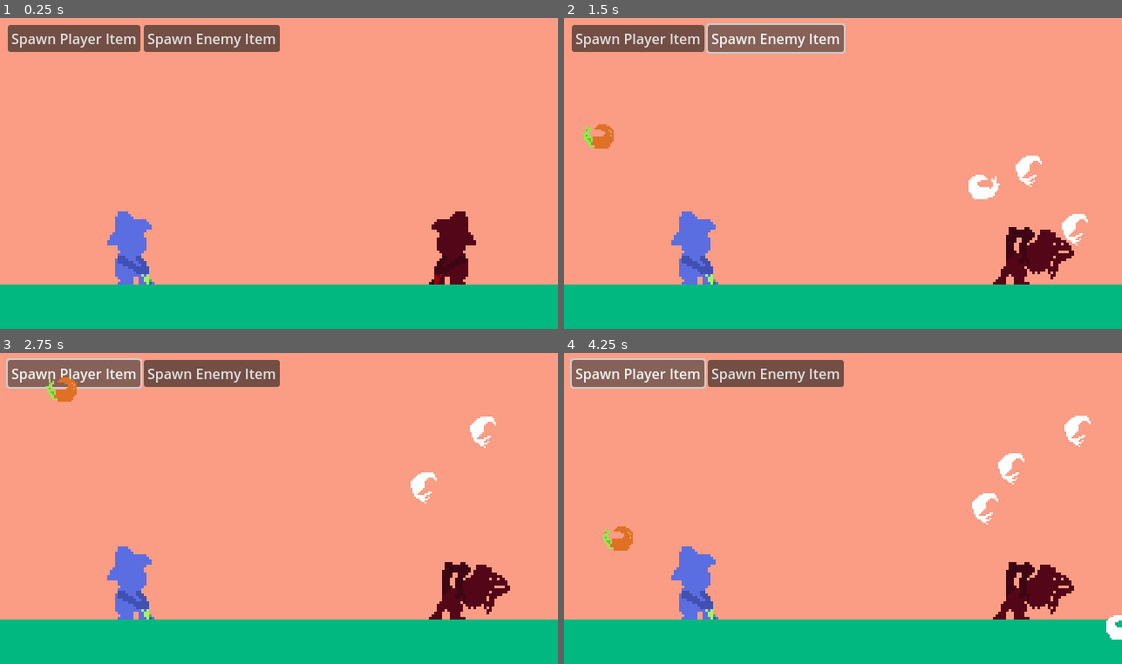
Above: before the commit, frames 1-4 (two rows, left to right).
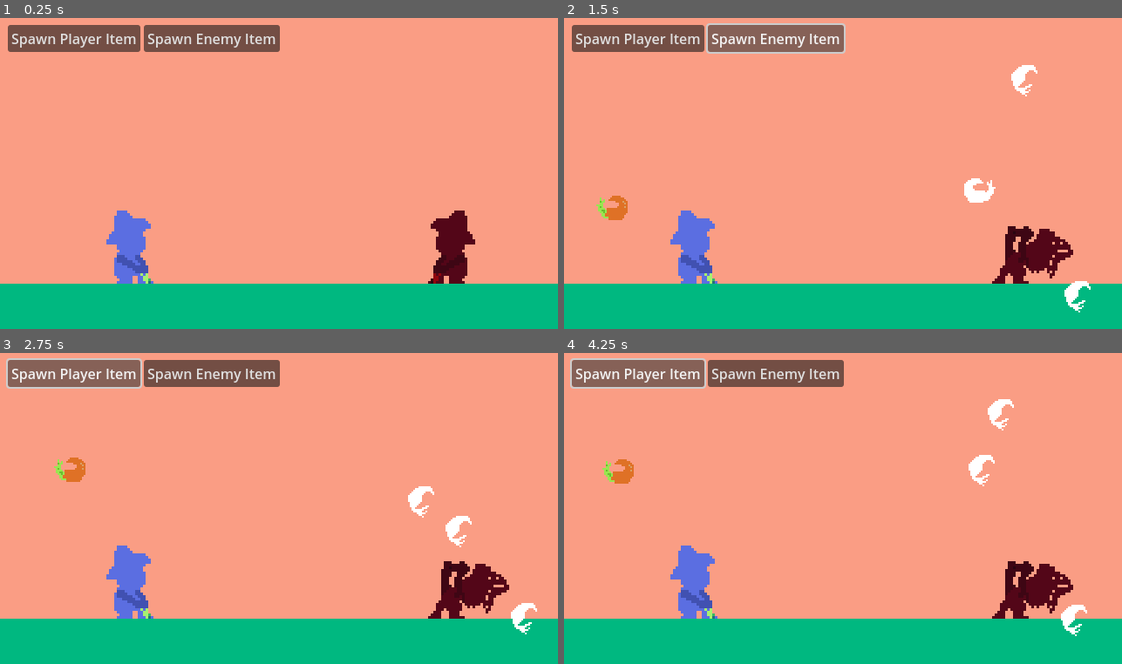
Above: after the commit, the same moments.

Repository: a3leong/farm-fiesta
Game: Godot game, scene res://main.tscn
Same seed, same stepped clock (60 frames per second), same inputs: the game is played once before the commit and once after it.
Inputs:
- Up to frame 1 (0.25 s): no input
- Up to frame 2 (1.5 s): click "Spawn Player Item" at 0.5 s; click "Spawn Enemy Item" at 1.25 s
- Up to frame 3 (2.75 s): click "Spawn Player Item" at 2 s
- Up to frame 4 (4.25 s): click "Spawn Enemy Item" at 2.75 s; click "Spawn Player Item" at 3.5 s

The runs differ from the first frame. In frame 1, 0.6% of the frame differs, in the area x 0-100%, y 61-86%; in frame 2, 2.3%; in frame 3, 2.2%; in frame 4, 2.7%, in the area x 0-100%, y 14-93%.

Commit message:
feat: throw animations and audio, refactor throw logic

Diff:
--- /dev/null
+++ b/audio_manager.gd
@@ -0,0 +1,5 @@
+extends Node
+
+func pluckUp(pitchScale):
+	$PluckUp.set_pitch_scale(pitchScale)
+	$PluckUp.play()
--- /dev/null
+++ b/audio_manager.tscn
@@ -0,0 +1,10 @@
+[gd_scene load_steps=3 format=3 uid="uid://c6lmx45nhktp"]
+
+[ext_resource type="Script" path="res://audio_manager.gd" id="1_1w7ob"]
+[ext_resource type="AudioStream" uid="uid://dvl23e74eat5j" path="res://assets/audio/pluck_up.ogg" id="2_uh5dy"]
+
+[node name="AudioManager" type="Node"]
+script = ExtResource("1_1w7ob")
+
+[node name="PluckUp" type="AudioStreamPlayer" parent="."]
+stream = ExtResource("2_uh5dy")
--- a/carrotman.gd
+++ b/carrotman.gd
@@ -5,10 +5,6 @@
 @export var speed = 100
 @export var health = 1
 @export var damage = 1
-@export var spawn_throw_force = Vector2(100, 400)
-@export var spawn_throw_variance_y = 300
-@export var spawn_throw_variance_x = 50
-
 
 enum {PLAYER,ENEMY}
 
@@ -18,23 +14,14 @@
 var isMoving = false
 var isHittible = true
 
-func init(unitOwnerValue, spawnPosition):
+func init(unitOwnerValue, spawnPosition, thrownForce: Vector2):
 	unitOwner = unitOwnerValue
 	position = spawnPosition
 	if unitOwner == ENEMY:
 		speed = -speed # go backwards
 		$AnimatedSprite2D.flip_h = true
 		set_modulate(Color(255, 200, 225))
-
-func _ready():
-	var xForce = spawn_throw_force.x + randi() % spawn_throw_variance_x
-	if unitOwner == ENEMY:
-		xForce = -xForce
-	var yForce = spawn_throw_force.y + randi() % spawn_throw_variance_y
-	print("xForce " + str(xForce) + " yForce " + str(yForce))
-	set_linear_velocity(Vector2(-xForce, -yForce))
-	$CollisionShape2D.disabled = true # Until hits ground don't hit other units
-
+	set_linear_velocity(Vector2(-thrownForce.x if unitOwnerValue == PLAYER else thrownForce.x, -thrownForce.y))
 
 func _process(delta):
 	if isMoving:
@@ -63,8 +50,17 @@
 	queue_free()
 
 
+# TODO: Probably need to add a parent node that controls and manages a rigidbody and an area2d
+# TODO: This is currently on used because of change to physics 2d
+# TODO: differentiate between enemy unit collision, ground collision, ignore team collision
 func _on_area_entered(area):
+	print("on area entered")
 	# Check for opposing unit collision otherwise ignore
 	if (area.get_scene_file_path() == get_scene_file_path() && area.unitOwner != unitOwner): # This should check for same scene type (name will be unique)
 		print(area.unitOwner)
 		onCollide()
+
+
+
+func _on_body_entered(body):
+	print("on body entered carrot")
--- a/carrotman.tscn
+++ b/carrotman.tscn
@@ -1,8 +1,9 @@
-[gd_scene load_steps=23 format=3 uid="uid://h8wg8t4my27f"]
+[gd_scene load_steps=24 format=3 uid="uid://h8wg8t4my27f"]
 
 [ext_resource type="Script" path="res://carrotman.gd" id="1_qhoox"]
 [ext_resource type="Texture2D" uid="uid://cnf75xpg6rkw" path="res://assets/carrot-Sheet-Sheet.png" id="2_q3wbw"]
 [ext_resource type="Texture2D" uid="uid://dqfu4nci5q3o" path="res://assets/carrot-spin-sheet.png" id="3_rwjj6"]
+[ext_resource type="AudioStream" uid="uid://dvl23e74eat5j" path="res://assets/audio/pluck_up.ogg" id="4_atil0"]
 
 [sub_resource type="AtlasTexture" id="AtlasTexture_ucb62"]
 atlas = ExtResource("2_q3wbw")
@@ -137,10 +138,11 @@
 }]
 
 [sub_resource type="RectangleShape2D" id="RectangleShape2D_tk215"]
-size = Vector2(27, 63)
+size = Vector2(30, 38)
 
 [node name="Carrotman" type="RigidBody2D"]
 position = Vector2(33, 532)
+collision_mask = 2
 script = ExtResource("1_qhoox")
 metadata/_edit_group_ = true
 
@@ -152,5 +154,10 @@
 frame_progress = 0.569558
 
 [node name="CollisionShape2D" type="CollisionShape2D" parent="."]
-position = Vector2(0.5, -0.5)
+position = Vector2(1, 4)
 shape = SubResource("RectangleShape2D_tk215")
+
+[node name="PluckUpSFX" type="AudioStreamPlayer" parent="." groups=["units"]]
+stream = ExtResource("4_atil0")
+
+[connection signal="body_entered" from="." to="." method="_on_body_entered"]
--- a/main.gd
+++ b/main.gd
@@ -1,10 +1,20 @@
 extends Node2D
 @export var carrotmanScene: PackedScene
 @export var enemySpawnSpeed = 0.25
+@export var spawn_throw_force = Vector2(100, 400)
+@export var spawn_throw_variance_y = 300
+@export var spawn_throw_variance_x = 50
+
 const carrotManEmitter = preload("res://carrotman.tscn")
 
 # TODO: import this instead of duplicating enum
 enum {PLAYER,ENEMY}
+
+func _generateRandomPluck2DVector():
+	var xForce = spawn_throw_force.x + randi() % spawn_throw_variance_x
+	var yVariance = randi() % spawn_throw_variance_y
+	var yForce = spawn_throw_force.y + yVariance
+	return Vector2(xForce, yForce)
 
 func _ready():
 	$EnemyFarmerPickTimer.set_wait_time(enemySpawnSpeed)
@@ -32,16 +42,23 @@
 		startPosition = $PlayerUnitSpawnPosition.position
 	else:
 		startPosition = $EnemyUnitSpawnPosition.position
-	spawnedUnit.init(unitOwner, startPosition)
+
+	var pluckForceVector = _generateRandomPluck2DVector()
+	var pluckSFXPitchScale = ((pluckForceVector.y - spawn_throw_force.y) / spawn_throw_variance_y * .25) + .75
+	print(pluckSFXPitchScale)
+	spawnedUnit.init(unitOwner, startPosition, pluckForceVector)
 	spawnedUnit.startMoving()
+	$AudioManager.pluckUp(pluckSFXPitchScale)
 	add_child(spawnedUnit)
 
 
 func _on_enemy_farmer_pick_timer_timeout():
-	print("Enemy farmer pick timer timeout")
 	# Attempt to randomize to simulate player input
 	var shouldSpawnEnemy = randi() % 2 # Gives random value between 0 and 1
-	print(shouldSpawnEnemy)
 	if shouldSpawnEnemy == 0:
 		$EnemyFarmer.pick_item()
 		spawnUnit(ENEMY)
+
+
+func _on_ground_body_entered(body):
+	print("notice body enter")
--- a/main.tscn
+++ b/main.tscn
@@ -1,13 +1,19 @@
-[gd_scene load_steps=5 format=3 uid="uid://5q66aq7drmyb"]
+[gd_scene load_steps=7 format=3 uid="uid://5q66aq7drmyb"]
 
 [ext_resource type="PackedScene" uid="uid://dx36xgy83f8vw" path="res://debug_ui.tscn" id="1_3ksjr"]
 [ext_resource type="Script" path="res://main.gd" id="1_rkl1y"]
 [ext_resource type="PackedScene" uid="uid://h8wg8t4my27f" path="res://carrotman.tscn" id="2_2g0ho"]
+[ext_resource type="PackedScene" uid="uid://c6lmx45nhktp" path="res://audio_manager.tscn" id="3_502kr"]
 [ext_resource type="PackedScene" uid="uid://b8x8b0g2kgns6" path="res://farmer.tscn" id="4_2eqrv"]
+
+[sub_resource type="RectangleShape2D" id="RectangleShape2D_4if47"]
+size = Vector2(886, 53)
 
 [node name="Main" type="Node2D"]
 script = ExtResource("1_rkl1y")
 carrotmanScene = ExtResource("2_2g0ho")
+
+[node name="AudioManager" parent="." instance=ExtResource("3_502kr")]
 
 [node name="EnemyFarmerPickTimer" type="Timer" parent="."]
 
@@ -17,29 +23,39 @@
 color = Color(0.980392, 0.615686, 0.517647, 1)
 metadata/_edit_use_anchors_ = true
 
-[node name="Ground" type="ColorRect" parent="."]
-offset_left = -1.0
-offset_top = 309.0
-offset_right = 654.0
-offset_bottom = 403.0
+[node name="Ground" type="Area2D" parent="."]
+position = Vector2(9, 310)
+collision_layer = 2
+metadata/_edit_group_ = true
+
+[node name="ColorRect" type="ColorRect" parent="Ground"]
+offset_left = -166.0
+offset_top = -2.0
+offset_right = 722.0
+offset_bottom = 50.0
 color = Color(0, 0.721569, 0.501961, 1)
 
+[node name="CollisionShape2D" type="CollisionShape2D" parent="Ground"]
+position = Vector2(277, 24.5)
+shape = SubResource("RectangleShape2D_4if47")
+
 [node name="PlayerUnitSpawnPosition" type="Marker2D" parent="."]
-position = Vector2(151, 251)
+position = Vector2(150, 250)
 
 [node name="EnemyUnitSpawnPosition" type="Marker2D" parent="."]
-position = Vector2(462, 249)
+position = Vector2(461, 248)
 
 [node name="DebugUI" parent="." instance=ExtResource("1_3ksjr")]
 
 [node name="Farmer" parent="." instance=ExtResource("4_2eqrv")]
-position = Vector2(153, 261)
+position = Vector2(152, 260)
 
 [node name="EnemyFarmer" parent="." instance=ExtResource("4_2eqrv")]
 modulate = Color(0.835294, 0, 0.0862745, 0.960784)
-position = Vector2(516, 261)
+position = Vector2(515, 260)
 isEnemy = true
 
 [connection signal="timeout" from="EnemyFarmerPickTimer" to="." method="_on_enemy_farmer_pick_timer_timeout"]
+[connection signal="body_entered" from="Ground" to="." method="_on_ground_body_entered"]
 [connection signal="debugSpawnEnemyUnit" from="DebugUI" to="." method="_on_debug_ui_debug_spawn_enemy_unit"]
 [connection signal="debugSpawnPlayerUnit" from="DebugUI" to="." method="_on_debug_ui_debug_spawn_player_unit"]
--- a/project.godot
+++ b/project.godot
@@ -32,6 +32,11 @@
 ]
 }
 
+[layer_names]
+
+2d_physics/layer_1="Units"
+2d_physics/layer_2="Ground"
+
 [rendering]
 
 renderer/rendering_method="gl_compatibility"
Not shown, added: assets/audio/pluck_down.ogg.import
Not shown, added: assets/audio/pluck_up.ogg.import
Not shown, added: assets/audio/pluck_down.ogg
Not shown, added: assets/audio/pluck_up.ogg
